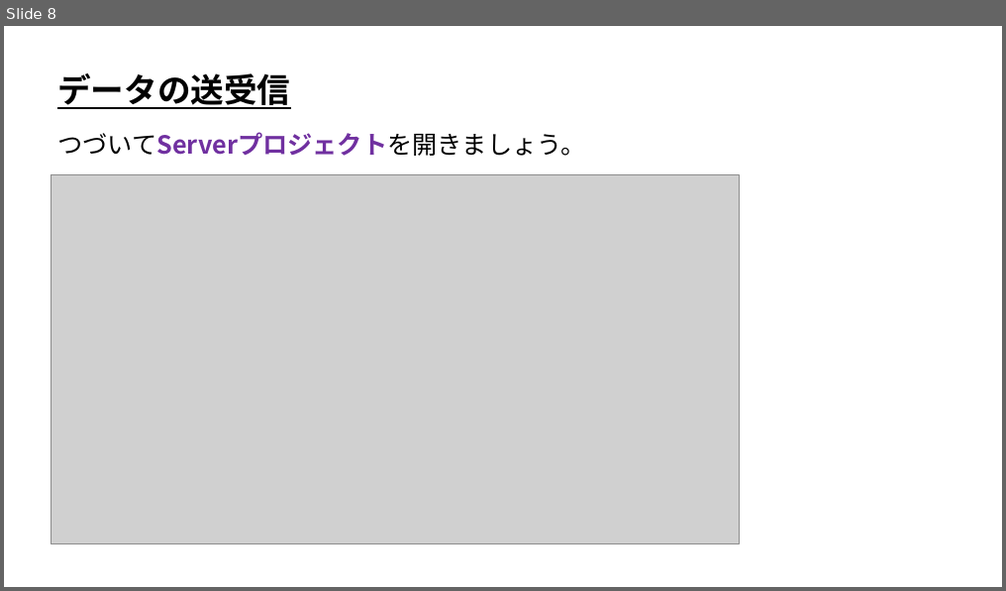
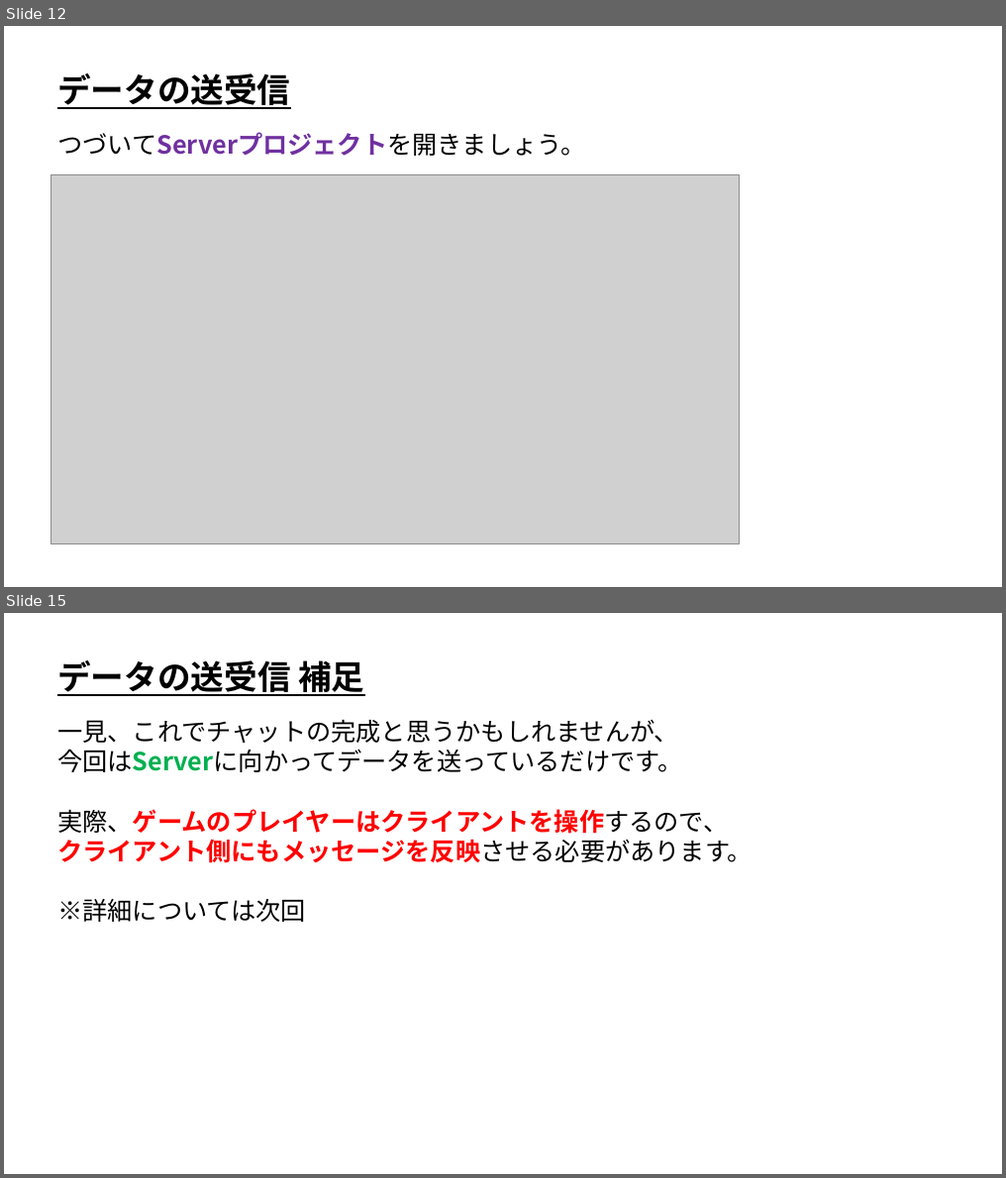
Before and after one commit to ArakiYusuke-Ohara/Textbook, a slide deck: ゲーム科3年/00_前期/オンラインゲームプログラミングⅠ/02_データの送受信.pptx. Shown one above the other, each under a label of ours: slide 8 before the commit, slides 12 and 15 after it; the slides between them are not shown. The pictures are 1006x591 and 1006x1178 pixels, drawn with LibreOffice and Linux fonts; fonts in the diff are those of the drawing; grey boxes stand for pictures. Boxes give left, top, right and bottom in pixels: in the first picture for what was removed or moved away, otherwise in the second. Text is boxed around its words. In the diff, an @@ line names an element or a change of style, - is before the commit and + after.

Commit message:
直近の作業反映

```diff
--- a/ゲーム科3年/00_前期/オンラインゲームプログラミングⅠ/02_データの送受信.pptx
+++ b/ゲーム科3年/00_前期/オンラインゲームプログラミングⅠ/02_データの送受信.pptx
@@ slide 15 added at (x1=4, y1=613, x2=1002, y2=1174), background #FFFFFF @@
@@ text added at (x1=57, y1=661, x2=364, y2=696), 32 pt, text #000000, bold, underline @@
+データの送受信 補足
@@ text added at (x1=57, y1=719, x2=752, y2=922), 24 pt, text #000000 @@
+一見、これでチャットの完成と思うかもしれませんが、
+今回はServerに向かってデータを送っているだけです。
+実際、ゲームのプレイヤーはクライアントを操作するので、
+クライアント側にもメッセージを反映させる必要があります。
+※詳細については次回
@@ what was slide 8 is now slide 12 @@
```
Also in this commit, not shown: 4 other slides added, 3 other files.
